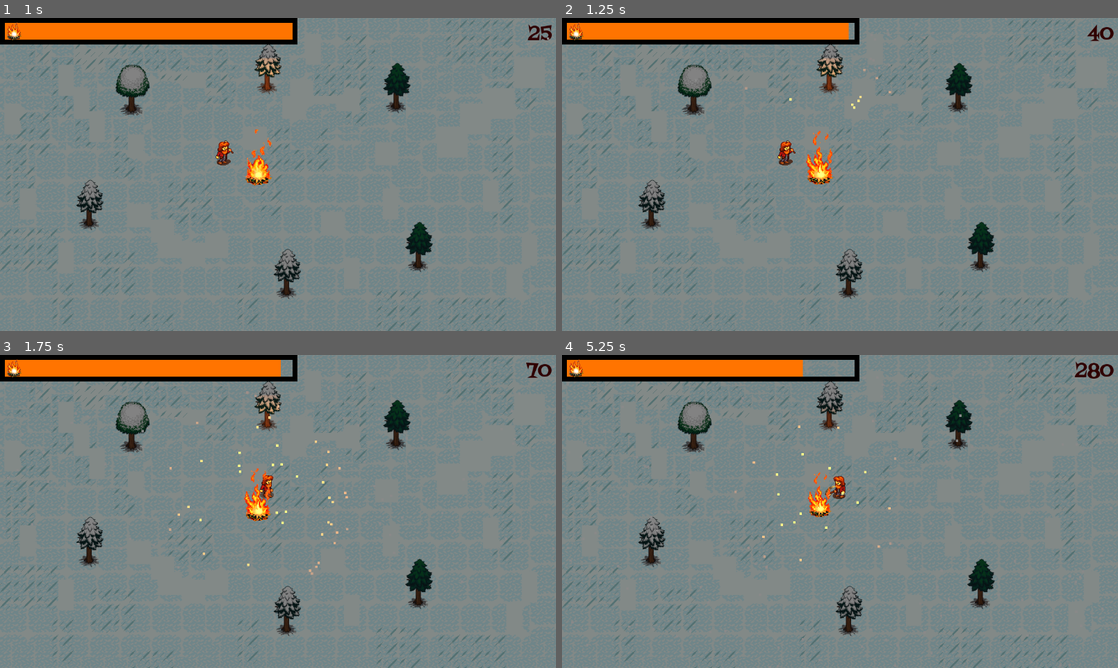
Above: before the commit, frames 1-4 (two rows, left to right).
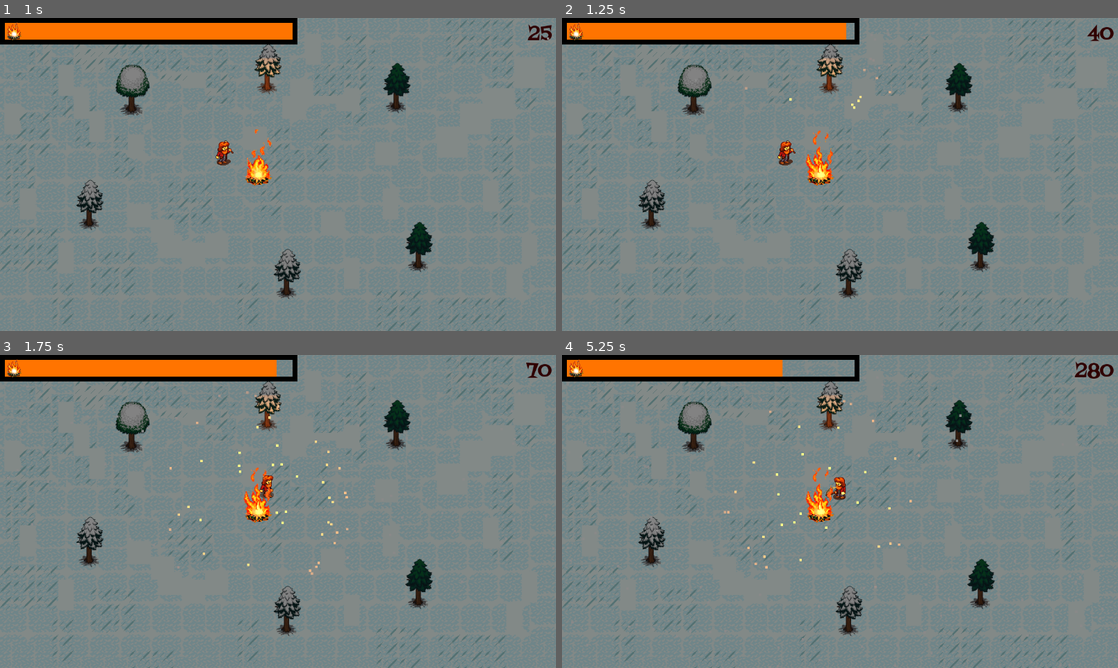
Above: after the commit, the same moments.

Repository: MattColbourne/log-game
Game: Godot game, scene res://main_menu.tscn
The game is run twice, just before and just after one commit, with the same random seed, the same clock (stepped at 60 frames per second) and the same inputs. Sound files missing from this copy of the repository are replaced by a short silence.
Inputs (mouse positions are in pixels of both pictures, inside the frame that each line leads up to):
- Up to frame 1 (1 s): click "Start" at 0.5 s
- Up to frame 2 (1.25 s): no input
- Up to frame 3 (1.75 s): move the mouse to (400, 495) at 1.27 s; hold D (right) from 1.28 s (still down); tap E (pickup) at 1.35 s
- Up to frame 4 (5.25 s): move the mouse to (728, 527) at 2.02 s; release D (right) at 2.03 s; hold S (down) 2.03-2.78 s; click (728, 527) at 2.1 s; move the mouse to (895, 442) at 2.77 s; hold D (right) 2.78-3.53 s; tap E (pickup) at 2.85, 4.35 s; move the mouse to (812, 574) at 3.52 s; hold W (up) 3.53-4.28 s; click (812, 574) at 3.6 s; move the mouse to (1006, 558) at 4.27 s; hold A (left) from 4.28 s (still down); move the mouse to (673, 464) at 5.02 s; click (673, 464) at 5.1 s

Frame 1 is identical in both runs. In frame 2, 0.2% of the frame differs, in the area x 43-52%, y 1-54%; in frame 3, 0.3%; in frame 4, 1.0%, in the area x 29-65%, y 1-74%.

Commit message:
updated fuel bar

Diff:
--- a/PROTO_02/campfire.gd
+++ b/PROTO_02/campfire.gd
@@ -27,9 +27,11 @@
 func _physics_process(delta):
 	if alive:
 		#fuel -= burnRate * delta
-		fuel = scale.x*20
-		progressBar.value = fuel
-		if fuel < 0:
+		#fuel = scale.x*20
+
+		print(progressBar.max_value)
+		#progressBar.value = fuel
+		if progressBar.value <= 0:
 			die()
 
 
@@ -37,16 +39,20 @@
 	#scale*=1.2
 	#Global.camera.zoom/=1.2
 	prevScales.append(scale)
-	scale *= ((1+growFactor/4))
+	#scale *= ((1+growFactor/4))
+	progressBar.value += 5
 	#lobal.camera.zoom /= ((1+growFactor/4))
-	growFactor/2
+	#growFactor/2
 	if scale.x*20 > progressBar.max_value:
 		scale = Vector2(progressBar.max_value/20, progressBar.max_value/20)
 
 
 func _on_timer_timeout():
-	if scale.x > 0:
-		scale -= Vector2(0.018,0.018)
+	#if scale.x > 0:
+		#scale -= Vector2(0.018,0.018)
+	progressBar.value -= 0.5
+
+
 	if scale.x<0.5:
 		#fire stops
 		pass
